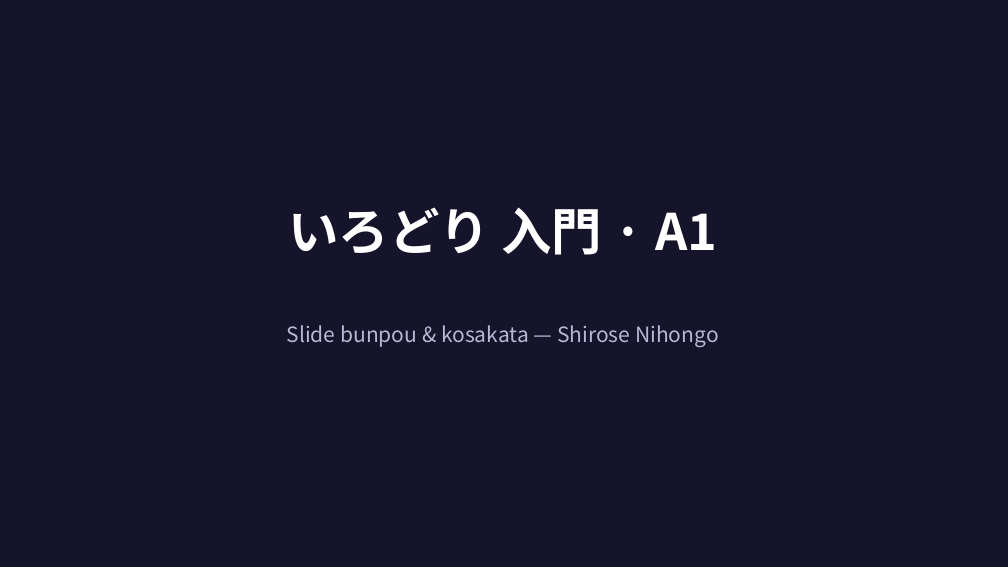
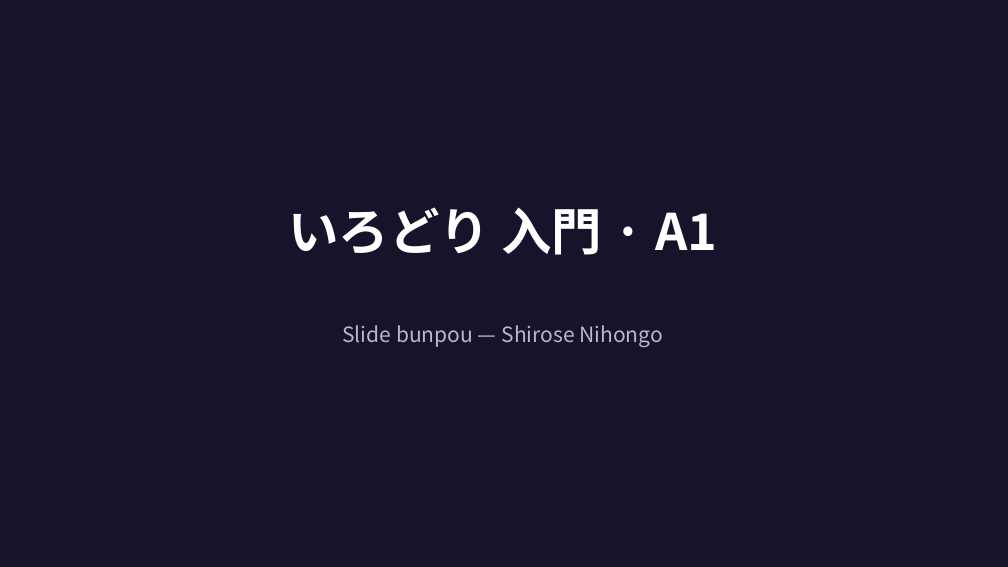
Before and after one commit to randitsmuhamad50-web/shirose-nihongo, a slide deck: slide 1 of data/jft/slide/ir0.pptx. Drawn at 1008x567 pixels with LibreOffice and Linux fonts; fonts in the diff are those of the drawing. Boxes give left, top, right and bottom in pixels: in the first picture for what was removed or moved away, otherwise in the second. Text is boxed around its words. In the diff, an @@ line names an element or a change of style, - is before the commit and + after.

```diff
--- a/data/jft/slide/ir0.pptx
+++ b/data/jft/slide/ir0.pptx
@@ text at bbox=[342, 325, 663, 347]: text changed @@
-Slide bunpou & kosakata — Shirose Nihongo
+Slide bunpou — Shirose Nihongo
```
Also in this commit, not shown: 18 other slides changed, 51 slides removed, 5 other files.
